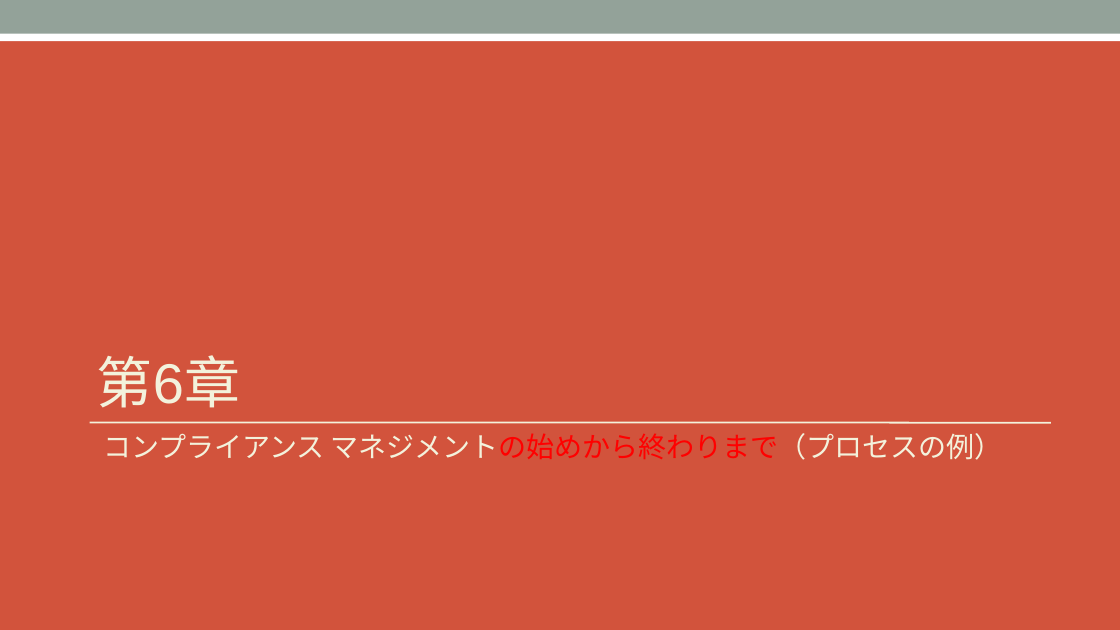
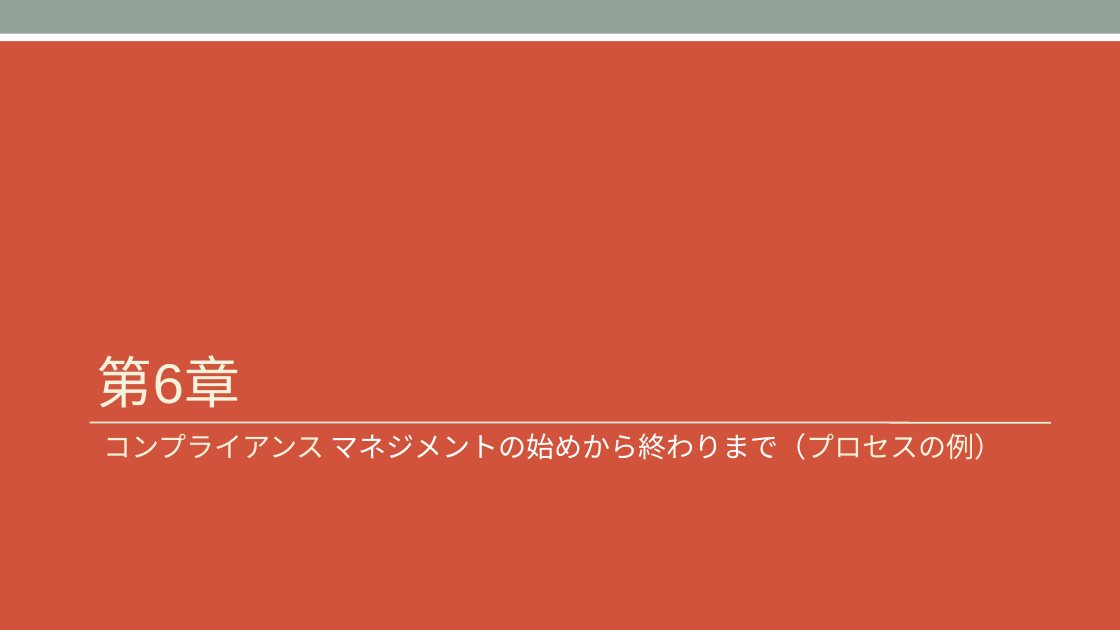
Before and after one commit to OpenChain-Project/Curriculum-Translation-JP, a slide deck: slide 51 of RC/openchain-curriculum-release-2-jp_rc1.0.pptx. Drawn at 1120x630 pixels with LibreOffice and Linux fonts; fonts in the diff are those of the drawing. Boxes give left, top, right and bottom in pixels: in the first picture for what was removed or moved away, otherwise in the second. Text is boxed around its words. In the diff, an @@ line names an element or a change of style, - is before the commit and + after.

```diff
--- a/RC/openchain-curriculum-release-2-jp_rc1.0.pptx
+++ b/RC/openchain-curriculum-release-2-jp_rc1.0.pptx
@@ text "コンプライアンス マネジメントの始めから終わりまで（プロセスの例）" at box(103, 433, 1003, 460): text colour #F3F2DC to #FFFFFF, text colour #FF0000 to #FFFFFF in "マネジメントの始めから終わりまで（プロセスの例）" @@
```
Also in this commit, not shown: 6 other slides changed.
